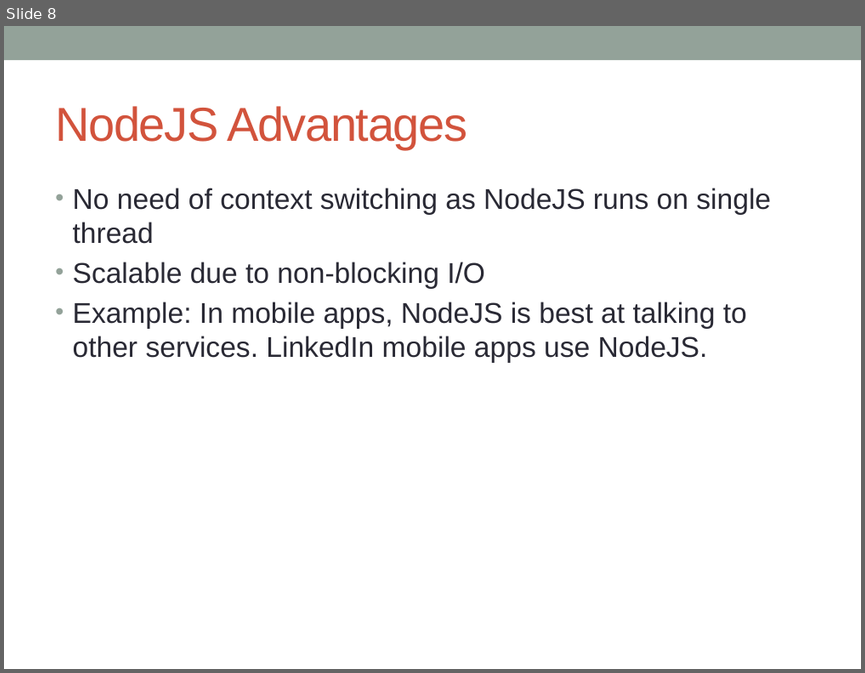
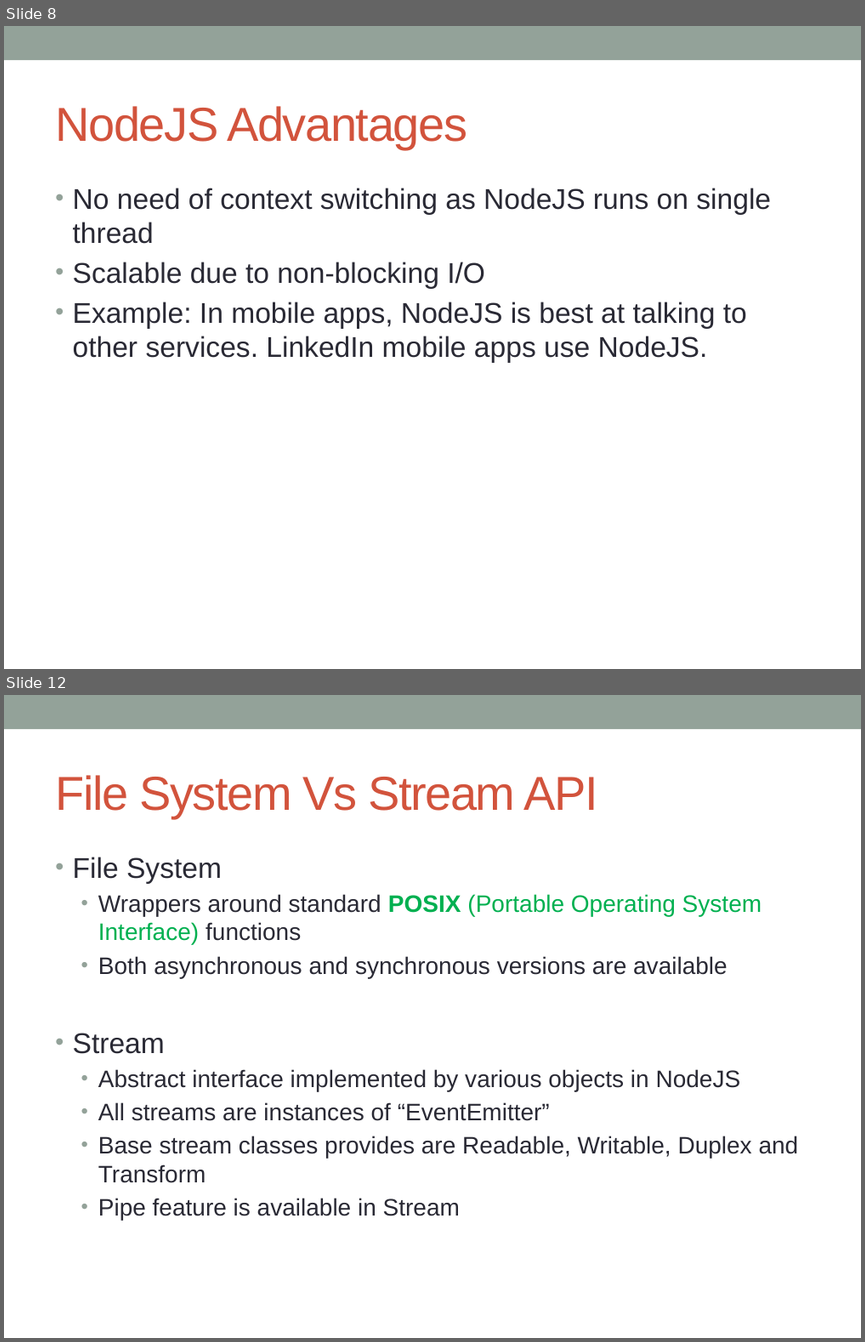
Before and after one commit to notionquest/ProjectDocumentation, a slide deck: NodeJS.pptx. Shown one above the other, each under a label of ours: slide 8 before the commit, slides 8 and 12 after it; the slides between them are not shown. The pictures are 865x673 and 865x1342 pixels, drawn with LibreOffice and Linux fonts; fonts in the diff are those of the drawing. Boxes give left, top, right and bottom in pixels: in the first picture for what was removed or moved away, otherwise in the second. Text is boxed around its words. In the diff, an @@ line names an element or a change of style, - is before the commit and + after.

```diff
--- a/NodeJS.pptx
+++ b/NodeJS.pptx
@@ slide 12 added at (x1=4, y1=695, x2=861, y2=1338), background #FFFFFF; not listed: 1 template element that a slide beside it also shows @@
@@ title added at (x1=55, y1=775, x2=597, y2=818), 40 pt, text #D2533C @@
+File System Vs Stream API
@@ text added at (x1=73, y1=857, x2=799, y2=1219), 20 pt, text #292934 @@
+• File System
+  • Wrappers around standard POSIX (Portable Operating System Interface) functions
+  • Both asynchronous and synchronous versions are available
+• Stream
+  • Abstract interface implemented by various objects in NodeJS
+  • All streams are instances of “EventEmitter”
+  • Base stream classes provides are Readable, Writable, Duplex and Transform
+  • Pipe feature is available in Stream
```
Also in this commit, not shown: 2 slides changed, 10 other slides added, 1 slide removed.
